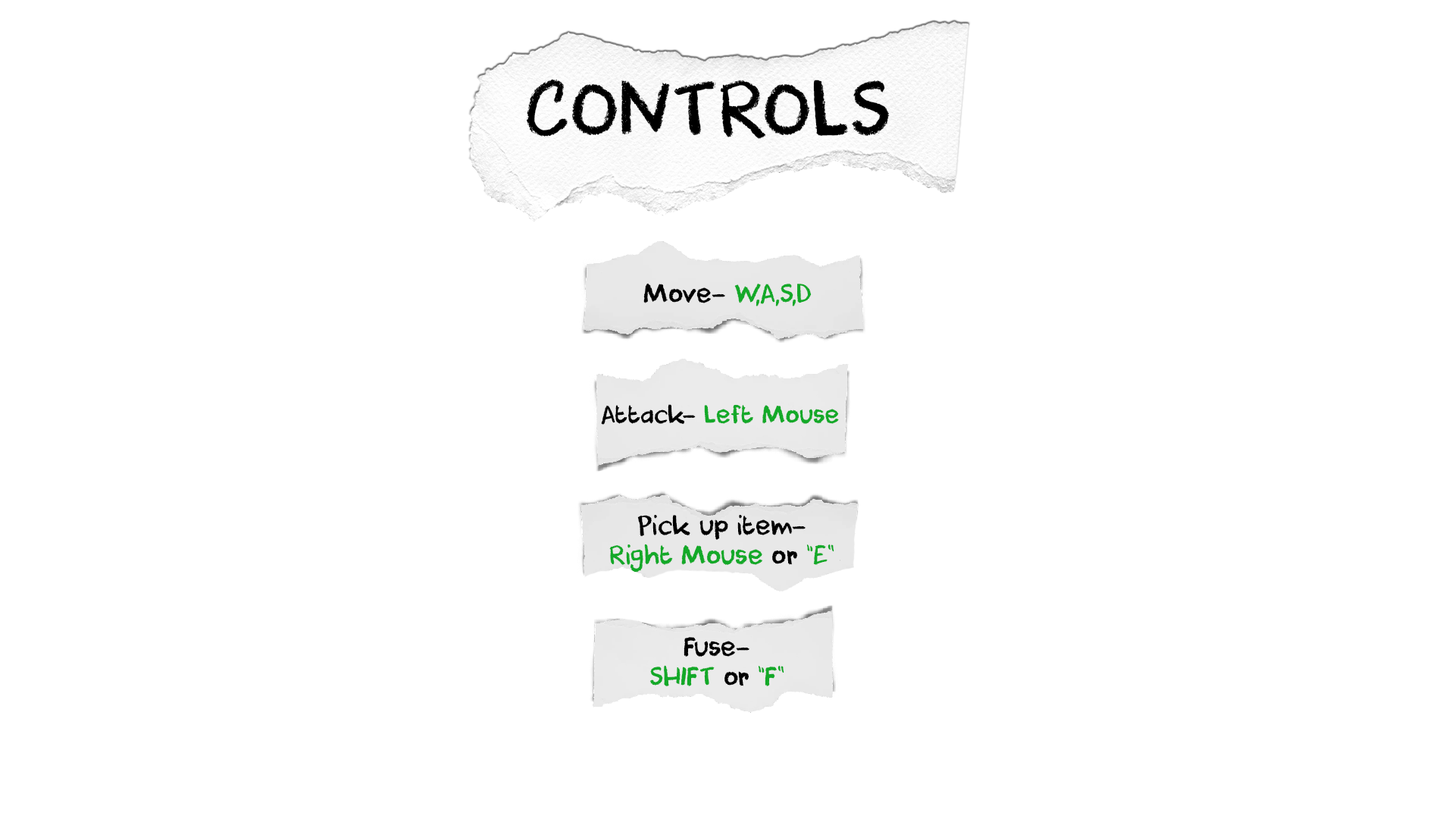
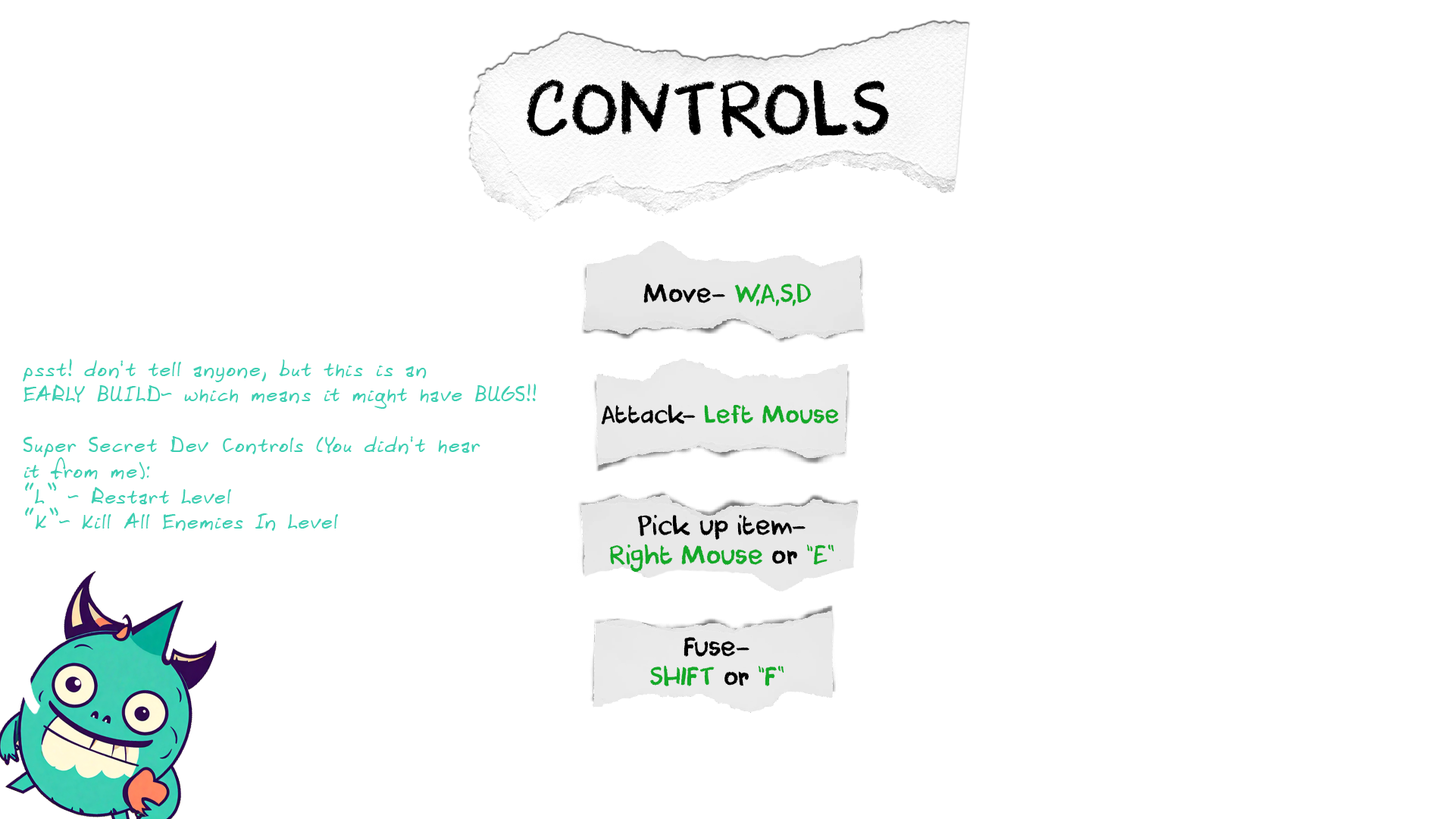
Layer changes from the first (1455, 819) image to the second:
added layer "psst! don't tell anyone, but this is an EARLY BUILD- which mean" above "Ellipse 1" over (x1=22, y1=358, x2=537, y2=531)
added layer "Ellipse 1" above "Layer 3" over (x1=18, y1=570, x2=107, y2=715)
added layer "Layer 3" above "Move- W,A,S,D" over (x1=0, y1=570, x2=217, y2=819)
